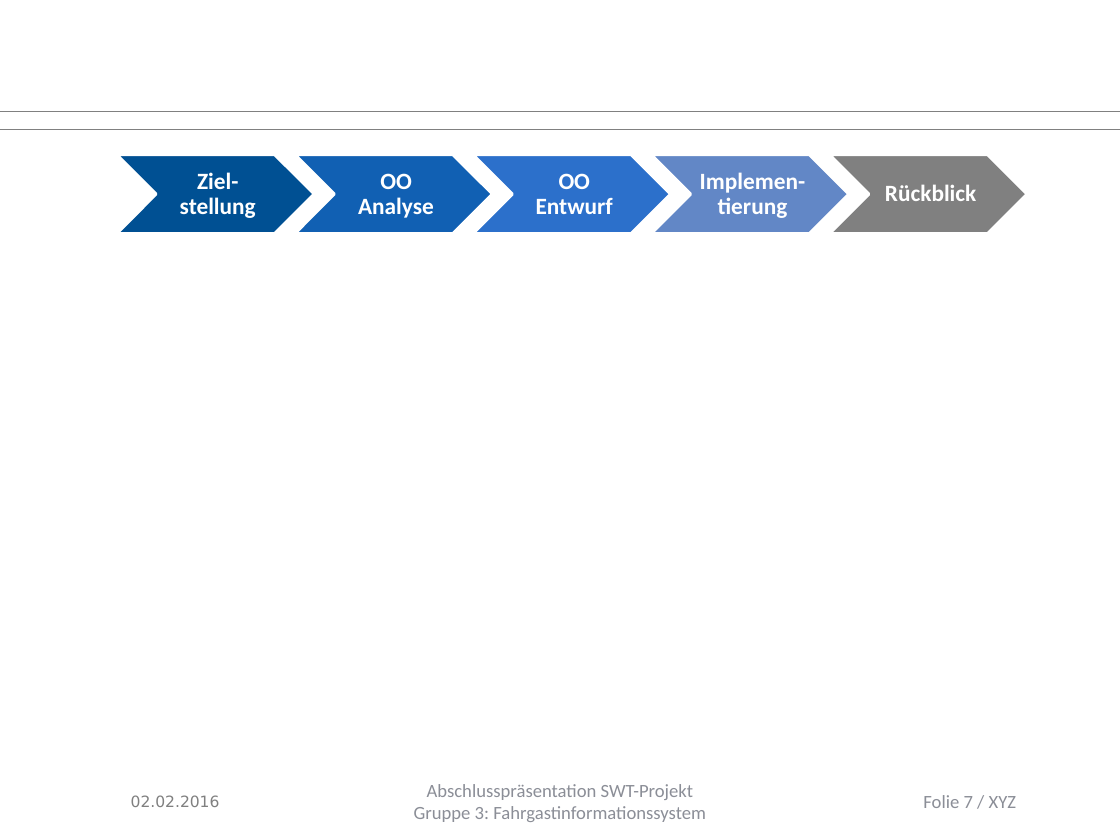
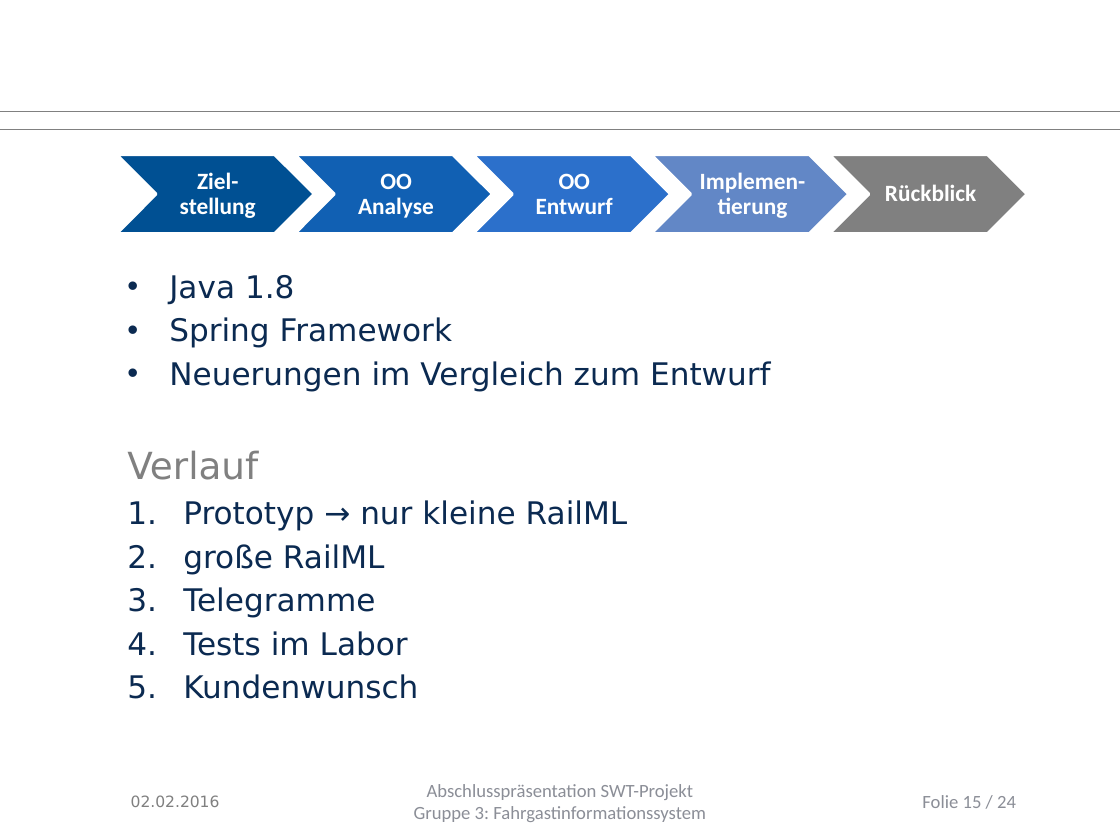
Before and after one commit to Juu98/fahrgastinformationssystem, a slide deck: slide 15 of organisation/Endpräsentation/abschlusspraesentation.pptx (slide 7 before the commit). Drawn at 1120x840 pixels with LibreOffice and Linux fonts; fonts in the diff are those of the drawing; background and template pictures are left out. Boxes give left, top, right and bottom in pixels: in the first picture for what was removed or moved away, otherwise in the second. Text is boxed around its words. In the diff, an @@ line names an element or a change of style, - is before the commit and + after.

```diff
--- a/organisation/Endpräsentation/abschlusspraesentation.pptx
+++ b/organisation/Endpräsentation/abschlusspraesentation.pptx
@@ text added at (127, 275, 771, 699), 20 pt, text #0B2A51 @@
+• Java 1.8
+• Spring Framework
+• Neuerungen im Vergleich zum Entwurf
+Verlauf
+1. Prototyp → nur kleine RailML
+2. große RailML
+3. Telegramme
+4. Tests im Labor
+5. Kundenwunsch
@@ page number at (922, 795, 1016, 808): text changed @@
-Folie 7 / XYZ
+Folie 15 / 24
```
Also in this commit, not shown: 4 other slides changed, 14 slides added, 1 other file.
